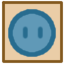
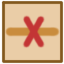
Layer changes from the first 64px x 64px image to the second:
added layer "cut_cable_contour" above "cut_cable_color" over [22, 14, 46, 49]
added layer "cut_cable_color" above "cable_in_inner" over [5, 26, 60, 37]
hid "cable_in_inner" over [21, 25, 44, 40]
hid "cable_in_contour" over [7, 8, 57, 58]
hid "cable_in_color" over [9, 11, 55, 55]
